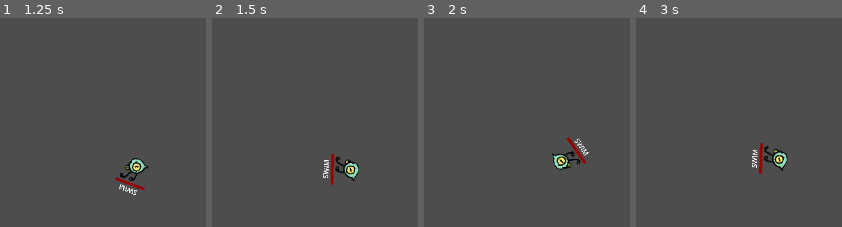
Above: before the commit, frames 1-4 (left to right).
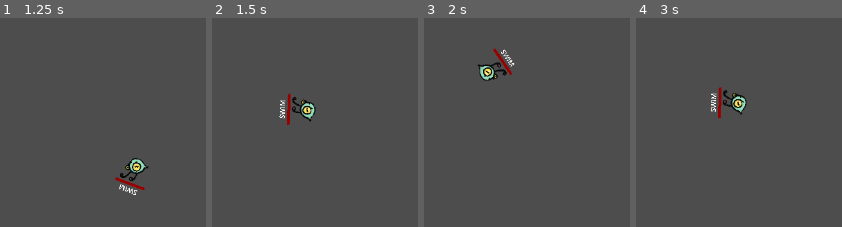
Above: after the commit, the same moments.

Repository: alexeiMikhail/evo
Game: Godot game, scene res://water_and_air_level.tscn
The game is run twice, just before and just after one commit, with the same random seed, the same clock (stepped at 60 frames per second) and the same inputs.
Inputs:
- Up to frame 1 (1.25 s): tap Enter at 0.5 s; hold Right (move_right) from 0.53 s (still down); tap Shift (dash) at 0.6 s; tap Up (jump) at 0.77 s
- Up to frame 2 (1.5 s): keep holding Right (move_right); tap Shift (dash) at 1.35 s
- Up to frame 3 (2 s): keep holding Right (move_right); tap Up (jump) at 1.52 s
- Up to frame 4 (3 s): release Right (move_right) at 2.03 s; hold Left (move_left) 2.03-2.78 s; tap Shift (dash) at 2.1, 2.85 s; hold Right (move_right) from 2.78 s (still down)

Frame 1 is identical in both runs. In frame 2, 2.1% of the frame differs, in the area x 32-72%, y 36-80%; in frame 3, 2.1%; in frame 4, 2.1%, in the area x 36-74%, y 33-75%.

Commit message:
Added dash regen in water

Diff:
--- a/alien.gd
+++ b/alien.gd
@@ -53,7 +53,7 @@
 	var was_on_floor: bool = is_on_floor()
 
 	# Reset dash counter after a collision
-	if move_and_slide():
+	if move_and_slide() or in_water:
 		current_dashes = 0
 		was_in_water = false
 
Not shown: 1 places in test_room.tscn that only renumber resources
